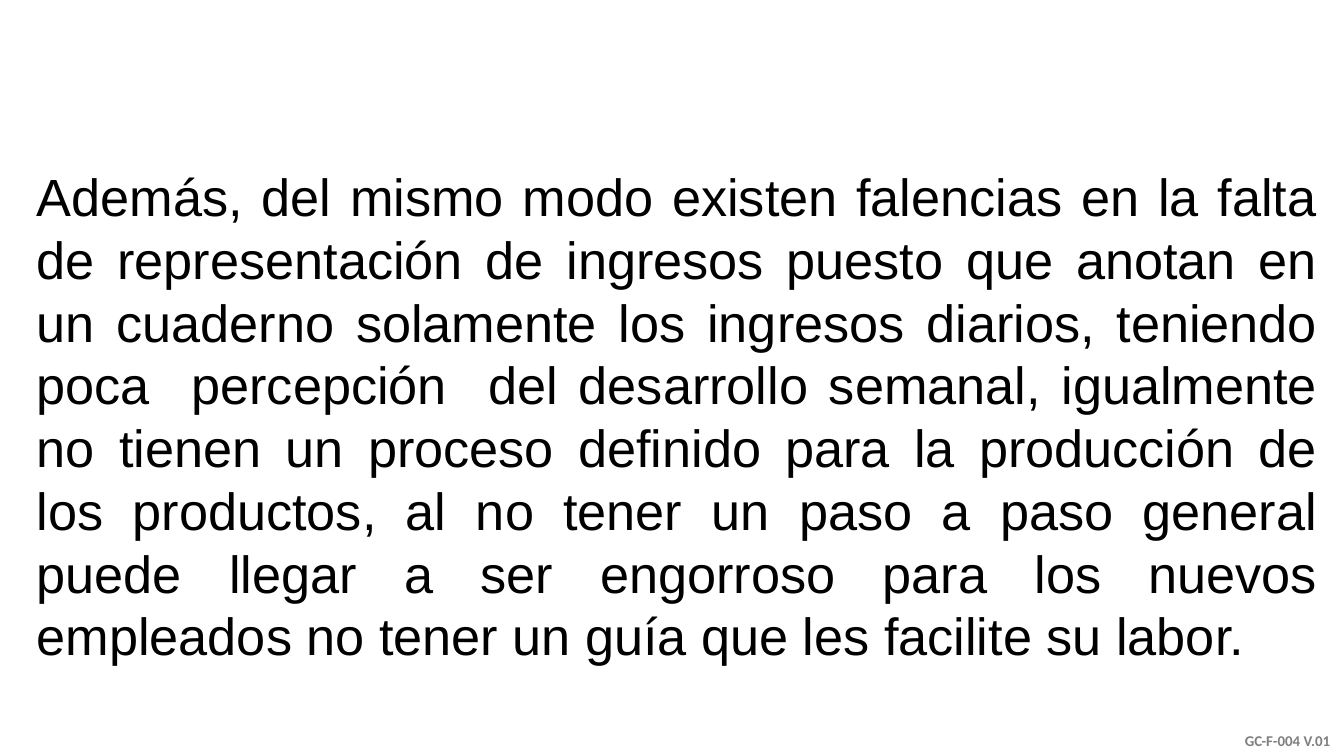
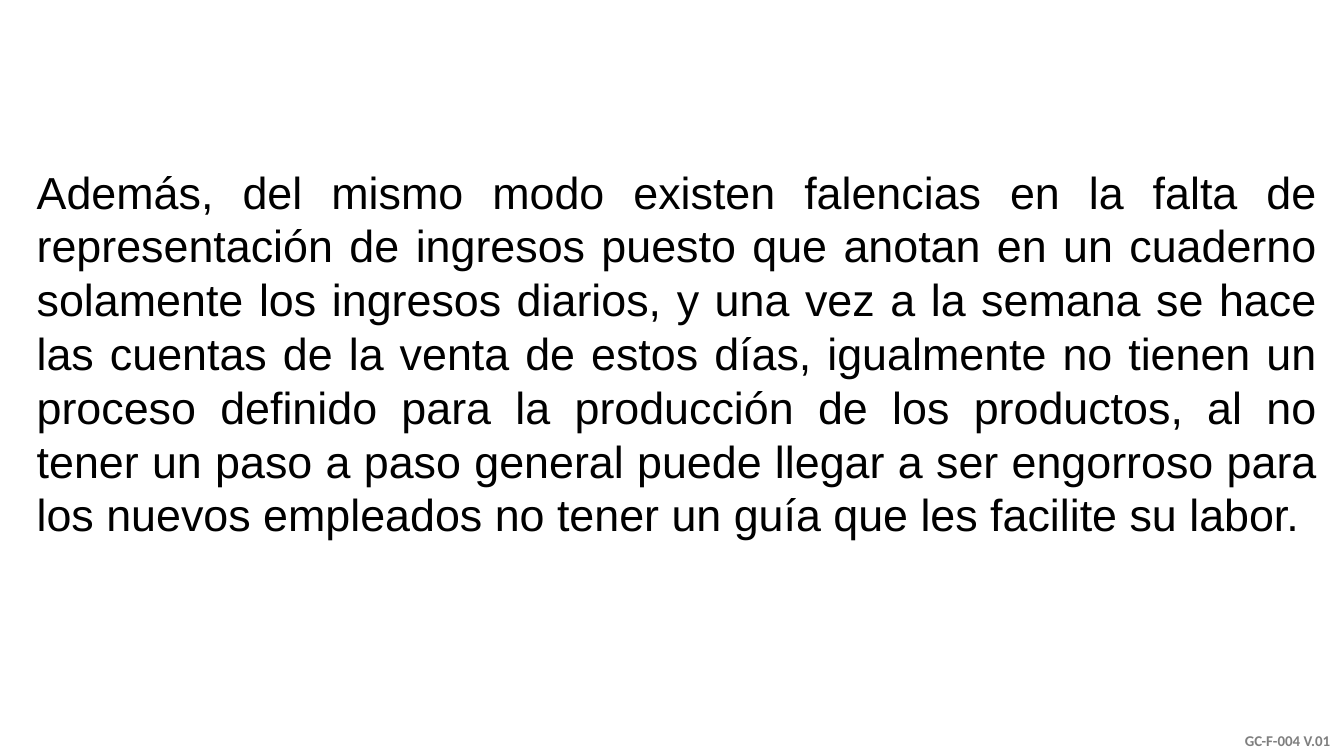
Before and after one commit to helen-baquero/PROYECTO-PANADERIA-FRUTO-PAN, a slide deck: slide 4 of proyecto panaderia fruto pan.pptx (slide 6 before the commit). Drawn at 1344x756 pixels with LibreOffice and Linux fonts; fonts in the diff are those of the drawing; background and template pictures are left out. Boxes give left, top, right and bottom in pixels: in the first picture for what was removed or moved away, otherwise in the second. Text is boxed around its words. In the diff, an @@ line names an element or a change of style, - is before the commit and + after.

```diff
--- a/proyecto panaderia fruto pan.pptx
+++ b/proyecto panaderia fruto pan.pptx
@@ text at box(37, 176, 1317, 540): text changed; size 28 to 24 pt @@
-Además, del mismo modo existen falencias en la falta de representación de ingresos puesto que anotan en un cuaderno solamente los ingresos diarios, teniendo poca percepción del desarrollo semanal, igualmente no tienen un proceso definido para la producción de los productos, al no tener un paso a paso general puede llegar a ser engorroso para los nuevos empleados no tener un guía que les facilite su labor.
+Además, del mismo modo existen falencias en la falta de representación de ingresos puesto que anotan en un cuaderno solamente los ingresos diarios, y una vez a la semana se hace las cuentas de la venta de estos días, igualmente no tienen un proceso definido para la producción de los productos, al no tener un paso a paso general puede llegar a ser engorroso para los nuevos empleados no tener un guía que les facilite su labor.
```
Also in this commit, not shown: 7 other slides changed, 2 slides added, 1 slide removed.
